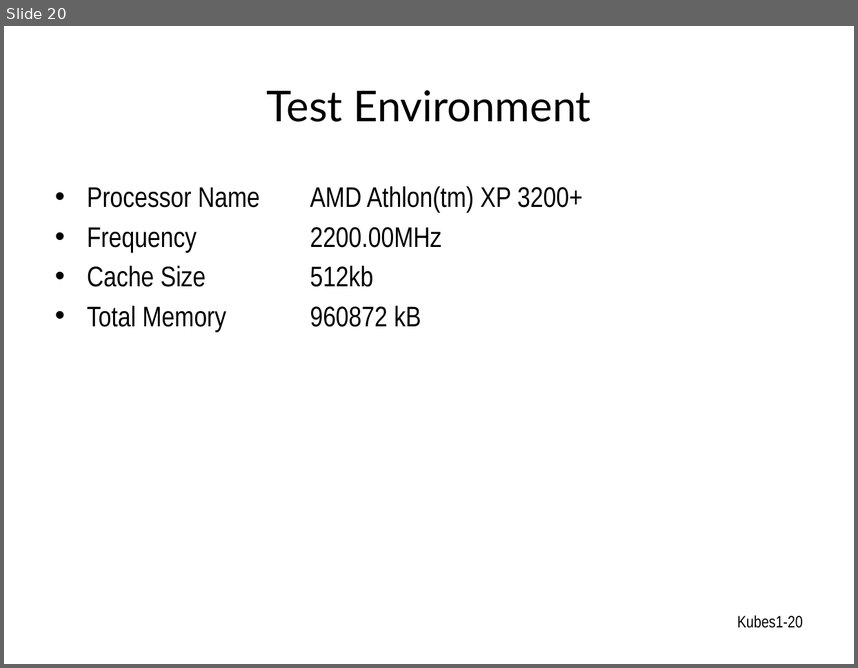
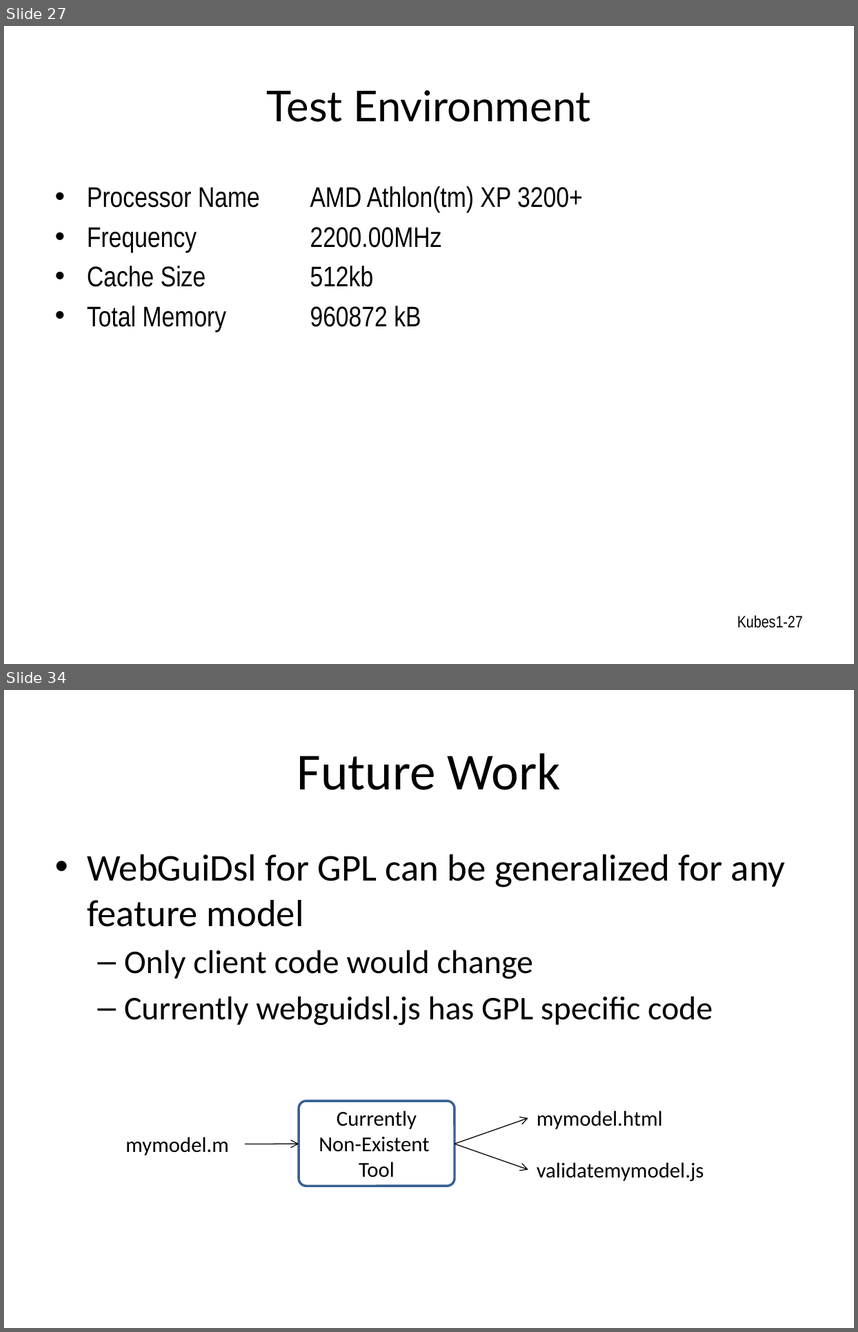
Before and after one commit to toomanyjoes/spring2011-cs392, a slide deck: GPL.pptx. Shown one above the other, each under a label of ours: slide 20 before the commit, slides 27 and 34 after it; the slides between them are not shown. The pictures are 858x668 and 858x1332 pixels, drawn with LibreOffice and Linux fonts; fonts in the diff are those of the drawing. Boxes give left, top, right and bottom in pixels: in the first picture for what was removed or moved away, otherwise in the second. Text is boxed around its words. In the diff, an @@ line names an element or a change of style, - is before the commit and + after.

```diff
--- a/GPL.pptx
+++ b/GPL.pptx
@@ slide 34 added at box(4, 690, 854, 1328), background #FFFFFF @@
@@ title added at box(297, 753, 561, 790), 44 pt, text #000000 @@
+Future Work
@@ text added at box(87, 854, 786, 1025), 28 pt, text #000000 @@
+• WebGuiDsl for GPL can be generalized for any feature model
+  – Only client code would change
+  – Currently webguidsl.js has GPL specific code
@@ group added at box(125, 1101, 704, 1185): 4 texts, 3 arrows, 1 rounded rectangle @@
+Currently
+Non-Existent
+Tool
+mymodel.m
+mymodel.html
+validatemymodel.js
@@ what was slide 20 is now slide 27 @@
@@ page number at box(737, 615, 803, 628): text changed @@
-Kubes1-20
+Kubes1-27
```
Also in this commit, not shown: 13 other slides added, 1 other file.
